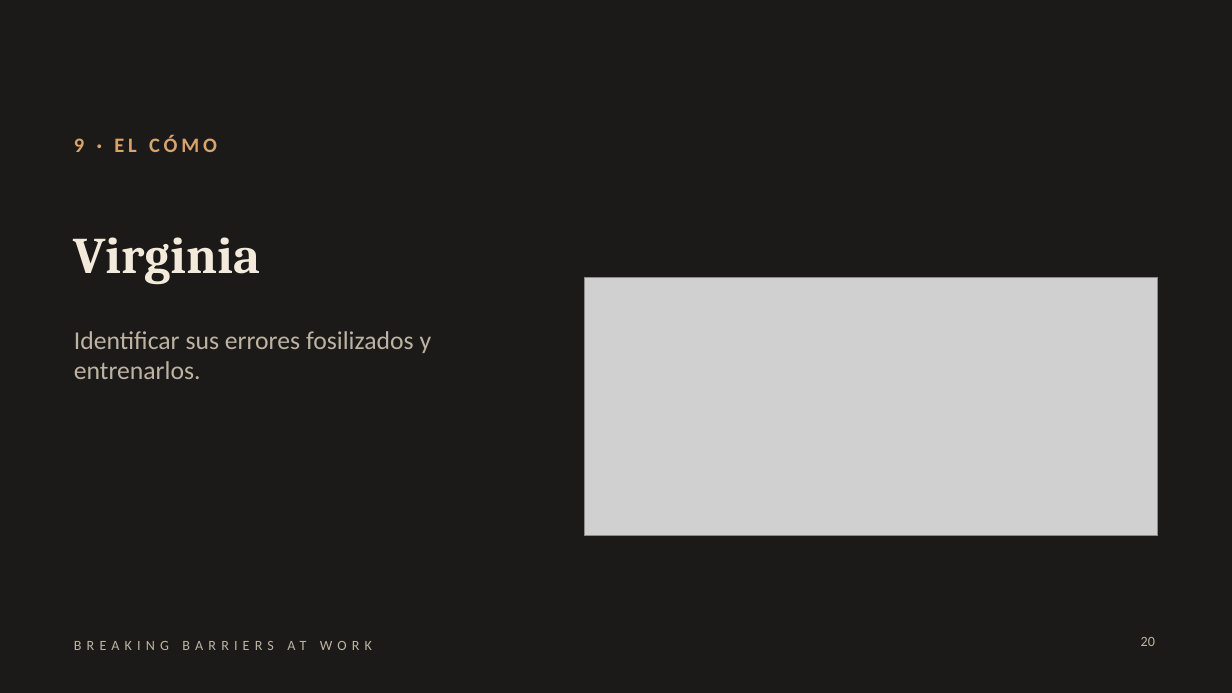
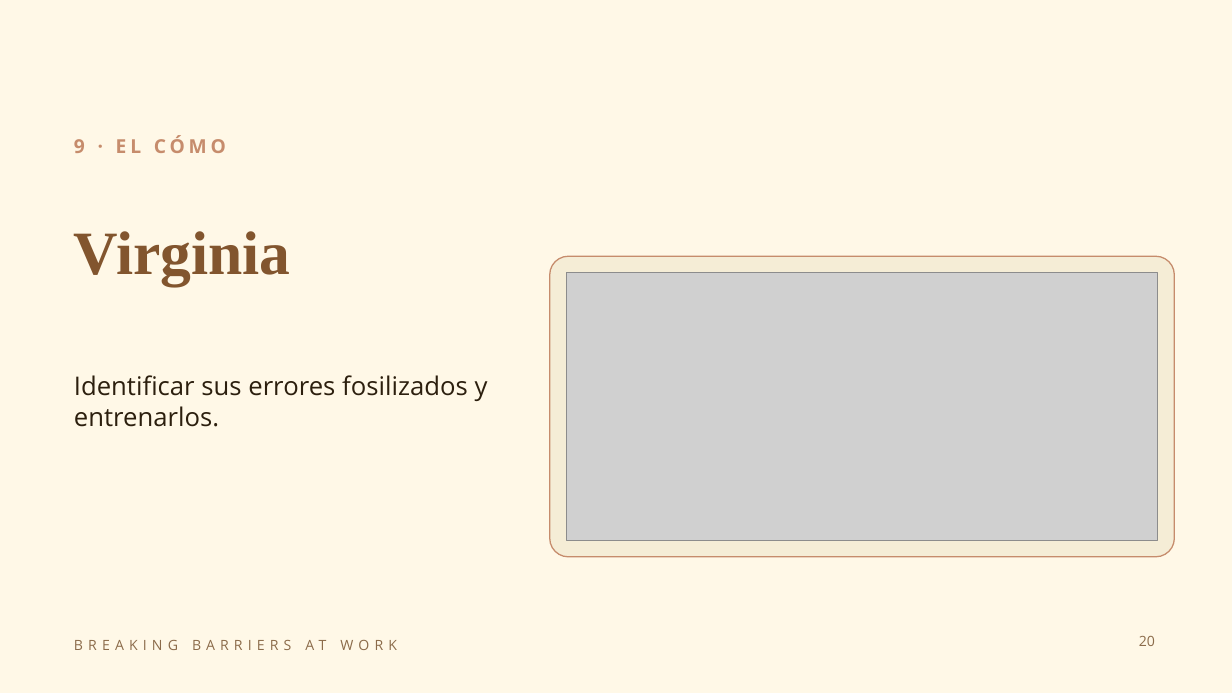
Before and after one commit to florenciapersico-ctrl/brakingbarriersatwork, a slide deck: slide 20 of contenido/vsl/Placas_VSL_AT_WORK_@ysi_speakenglish.pptx. Drawn at 1232x693 pixels with LibreOffice and Linux fonts; fonts in the diff are those of the drawing; grey boxes stand for pictures. Boxes give left, top, right and bottom in pixels: in the first picture for what was removed or moved away, otherwise in the second. Text is boxed around its words. In the diff, an @@ line names an element or a change of style, - is before the commit and + after.

```diff
--- a/contenido/vsl/Placas_VSL_AT_WORK_@ysi_speakenglish.pptx
+++ b/contenido/vsl/Placas_VSL_AT_WORK_@ysi_speakenglish.pptx
@@ background #1C1A19 to #FFF8E7 @@
@@ text "9 · EL CÓMO" at (74, 135, 226, 153): size 16 to 15 pt, font Calibri to Open Sans, text colour #D9A46B to #C68C6C @@
@@ text "Virginia" at (74, 231, 290, 285): size 40 to 48 pt, font Cambria to Times New Roman, text colour #F3EADB to #82552E @@
@@ rounded rectangle added at (550, 256, 1175, 556), fill #F5EDD6, outline #C68C6C 1 pt @@
@@ picture: place and size @@
-picture at (585, 277, 1158, 536)
+picture at (567, 273, 1158, 540)
@@ text "Identificar sus errores fosilizados y ...": place and size @@
-text "Identificar sus errores fosilizados y ..." at (74, 331, 432, 379)
+text "Identificar sus errores fosilizados y ..." at (74, 375, 488, 427)
@@ text "Identificar sus errores fosilizados y ..." at (74, 375, 488, 427): font Calibri to Open Sans, text colour #BDB3A3 to #2C1F0E @@
@@ text "BREAKING BARRIERS AT WORK" at (74, 640, 397, 650): font Calibri to Open Sans, text colour #BDB3A3 to #8B6B4A @@
@@ page number at (1139, 636, 1155, 646): font Calibri to Open Sans, text colour #BDB3A3 to #8B6B4A @@
```
Also in this commit, not shown: 27 other slides changed, 11 other files.
